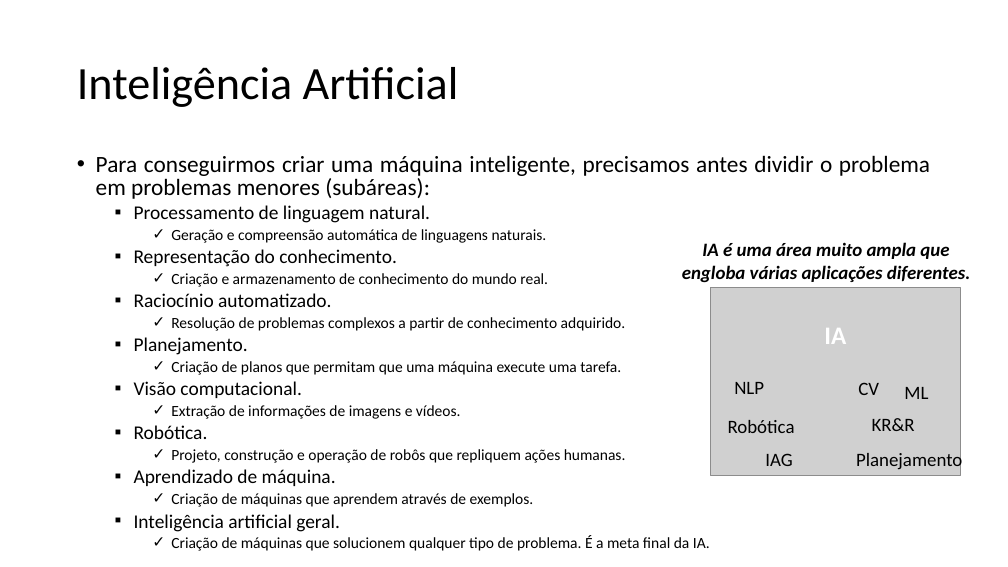
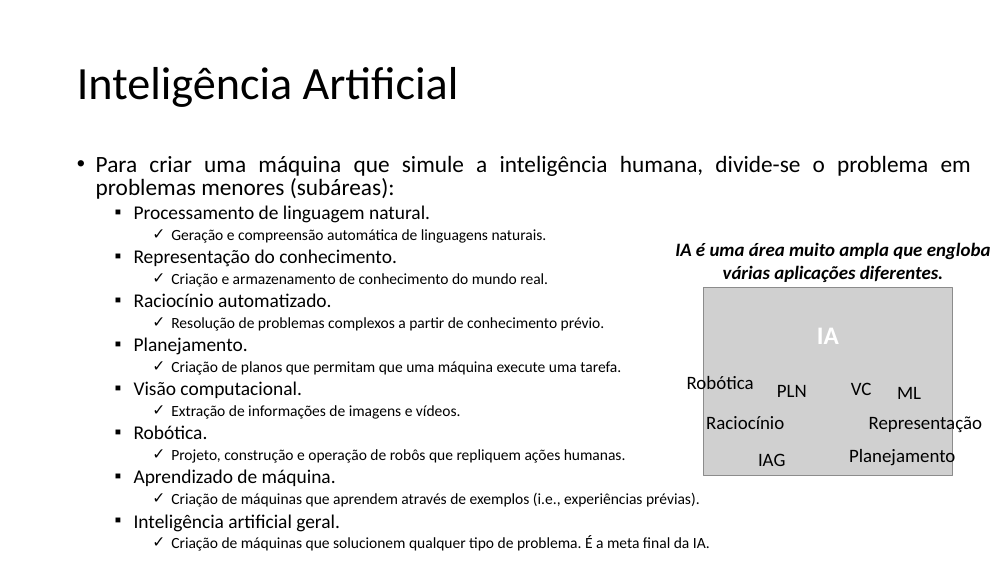
Before and after one commit to zz4fap/t319_aprendizado_de_maquina, a slide deck: slide 8 of slides/T319_Introdução.pptx. Drawn at 1008x567 pixels with LibreOffice and Linux fonts; fonts in the diff are those of the drawing; grey boxes stand for pictures. Boxes give left, top, right and bottom in pixels: in the first picture for what was removed or moved away, otherwise in the second. Text is boxed around its words. In the diff, an @@ line names an element or a change of style, - is before the commit and + after.

```diff
--- a/slides/T319_Introdução.pptx
+++ b/slides/T319_Introdução.pptx
@@ text at (x1=96, y1=155, x2=971, y2=199): text changed @@
-• Para conseguirmos criar uma máquina inteligente, precisamos antes dividir o problema em problemas menores (subáreas):
+• Para criar uma máquina que simule a inteligência humana, divide-se o problema em problemas menores (subáreas):
@@ text "IA é uma área muito ..." rewrapped from (x1=682, y1=242, x2=970, y2=283) to (x1=675, y1=242, x2=991, y2=282) @@
@@ picture moved from (x1=711, y1=287, x2=960, y2=476) to (x1=703, y1=287, x2=953, y2=476) @@
@@ text at (x1=171, y1=317, x2=605, y2=331): text changed @@
-    ✓ Resolução de problemas complexos a partir de conhecimento adquirido.
+    ✓ Resolução de problemas complexos a partir de conhecimento prévio.
@@ text "IA" moved from (x1=824, y1=328, x2=846, y2=344) to (x1=817, y1=328, x2=839, y2=344) @@
@@ text "Robótica" rewrapped from (x1=728, y1=420, x2=795, y2=433) to (x1=687, y1=373, x2=754, y2=394) @@
@@ text at (x1=777, y1=385, x2=807, y2=397): text changed @@
-NLP
+PLN
@@ text at (x1=851, y1=382, x2=872, y2=395): text changed @@
-CV
+VC
@@ text "ML" moved from (x1=904, y1=387, x2=928, y2=399) to (x1=897, y1=387, x2=921, y2=399) @@
@@ text added at (x1=706, y1=416, x2=784, y2=429), 18 pt, text #000000 @@
+Raciocínio
@@ text at (x1=869, y1=413, x2=982, y2=434): text changed @@
-KR&R
+Representação
@@ text "IAG" moved from (x1=765, y1=453, x2=792, y2=466) to (x1=758, y1=453, x2=785, y2=466) @@
@@ text "Planejamento" moved from (x1=856, y1=450, x2=962, y2=471) to (x1=849, y1=447, x2=955, y2=468) @@
@@ text at (x1=171, y1=493, x2=700, y2=507): text changed @@
-    ✓ Criação de máquinas que aprendem através de exemplos.
+    ✓ Criação de máquinas que aprendem através de exemplos (i.e., experiências prévias).
```
Also in this commit, not shown: 17 other slides changed, 1 other file.
